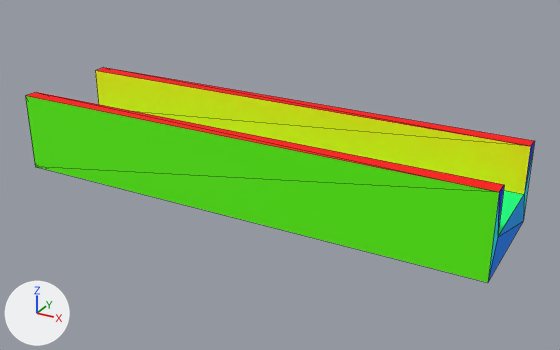
A saved change to the OBJ model resources/shape-10.obj.
Both versions are drawn from a camera (50 mm lens) standing at (0.729, -1.243, 0.631) and looking at (0.042, 0.005, 0.007). Every picture has the same lights, and +X, +Y and +Z are marked at lower left. Mesh edges are drawn as thin lines. Where no turn or scale is listed for an object, it has been applied to the vertices. Vertices at the same position are counted once.

Names of what the first picture shows: 'shape-10'.
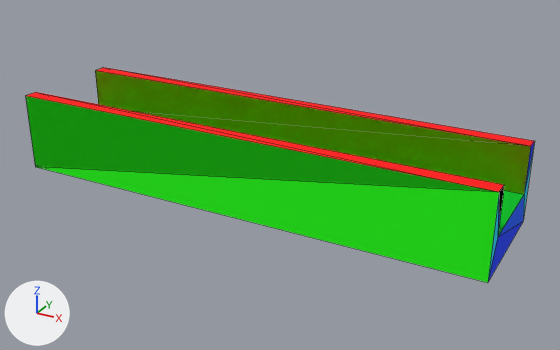
Commit message: initial shape models

Where the change shows, as pixel boxes [x1, y1, x2, y2] in the pictures (560 x 350 px):
'shape-10', surface changed, shading changed: [26, 68, 534, 283] in both

The change, as a diff of the scene's bpy script:
```diff
--- a/resources/shape-10.obj.py
+++ b/resources/shape-10.obj.py
@@ img_shape_10_tex_png @@
+img_shape_10_tex_png = load_image('shape-10_tex.png', 'shape-10_tex.png', 1024, 1024, 'sRGB')
@@ mat_material_0 @@
 mat_material_0 = principled_material('material_0')
-mat_material_0.base_color = (1.0, 0.0, 0.0)  # red #ff0000
+mat_material_0.texture = img_shape_10_tex_png
 mat_material_0.roughness = 1.0
@@ mat_material_1 @@
 mat_material_1 = principled_material('material_1')
-mat_material_1.base_color = (0.0, 0.855, 1.0)  # cyan #00eeff
+mat_material_1.texture = img_shape_10_tex_png
 mat_material_1.roughness = 1.0
@@ mat_material_2 @@
 mat_material_2 = principled_material('material_2')
-mat_material_2.base_color = (0.0, 0.357, 1.0)  # blue #00a1ff
+mat_material_2.texture = img_shape_10_tex_png
 mat_material_2.roughness = 1.0
@@ mat_material_3 @@
 mat_material_3 = principled_material('material_3')
-mat_material_3.base_color = (0.0, 0.227, 1.0)  # blue #0083ff
+mat_material_3.texture = img_shape_10_tex_png
 mat_material_3.roughness = 1.0
@@ mat_material_4 @@
 mat_material_4 = principled_material('material_4')
-mat_material_4.base_color = (0.0, 0.0, 1.0)  # blue #0000ff
+mat_material_4.texture = img_shape_10_tex_png
 mat_material_4.roughness = 1.0
@@ mat_material_5 @@
 mat_material_5 = principled_material('material_5')
-mat_material_5.base_color = (0.106, 1.0, 0.0)  # green #5cff00
+mat_material_5.texture = img_shape_10_tex_png
 mat_material_5.roughness = 1.0
@@ mat_material_7 @@
 mat_material_7 = principled_material('material_7')
-mat_material_7.base_color = (1.0, 0.918, 0.0)  # yellow #fff600
+mat_material_7.texture = img_shape_10_tex_png
 mat_material_7.roughness = 1.0
@@ mat_material_8 @@
 mat_material_8 = principled_material('material_8')
-mat_material_8.base_color = (0.0, 1.0, 0.227)  # green #00ff83
+mat_material_8.texture = img_shape_10_tex_png
 mat_material_8.roughness = 1.0
@@ me_shape_10 @@
 me_shape_10.from_pydata(...)  # 16 vertices, 28 faces; spans x -0.5..0.5, y -0.125..0.125, z -0.038..0.125
 # used by ob_shape_10; location = (0.0, 0.0, 0.0)
+# me_shape_10 part 1: its shading normals changed
+# me_shape_10 part 2: texture (UV) coordinates changed
 me_shape_10.materials.append(mat_material_0)
```
